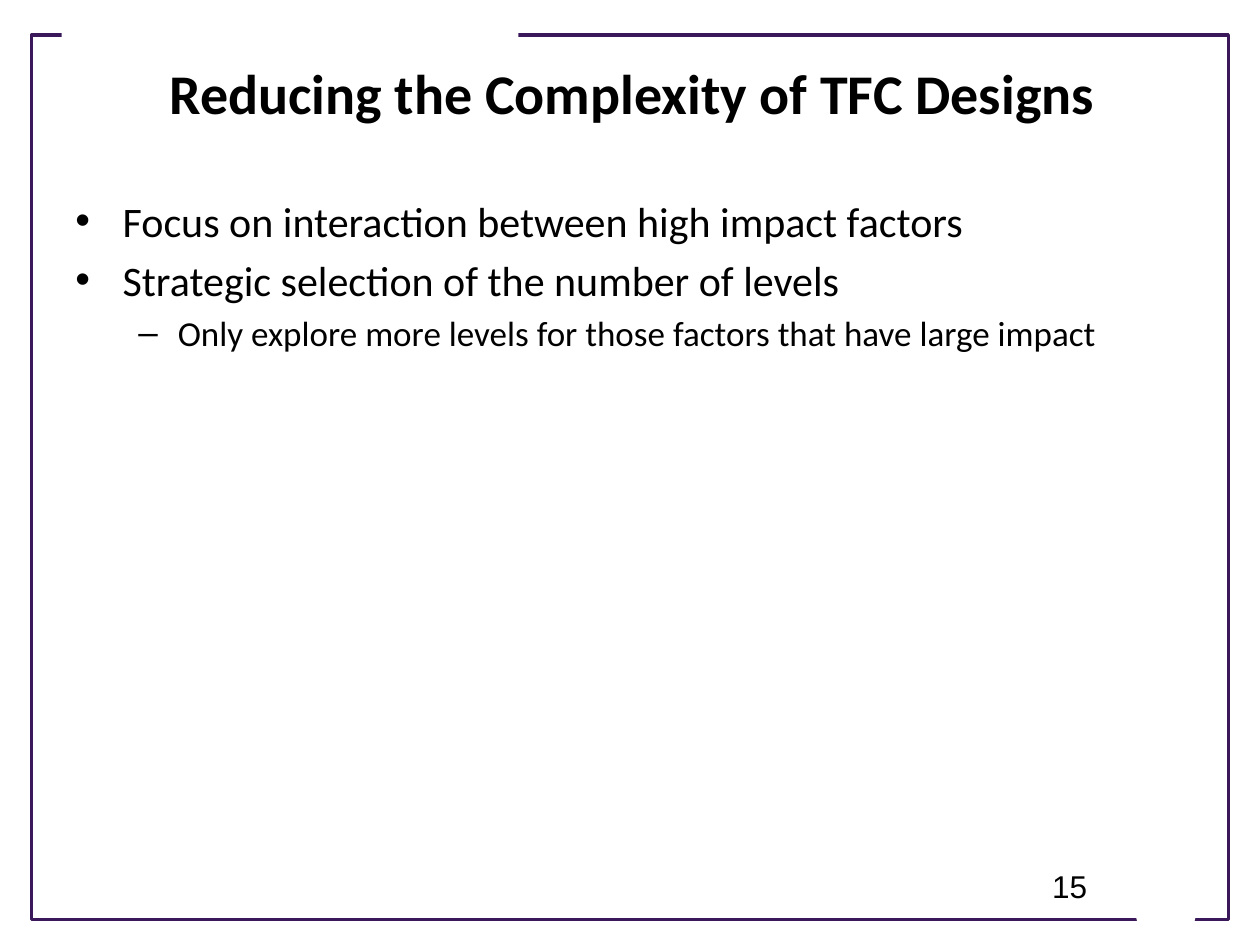
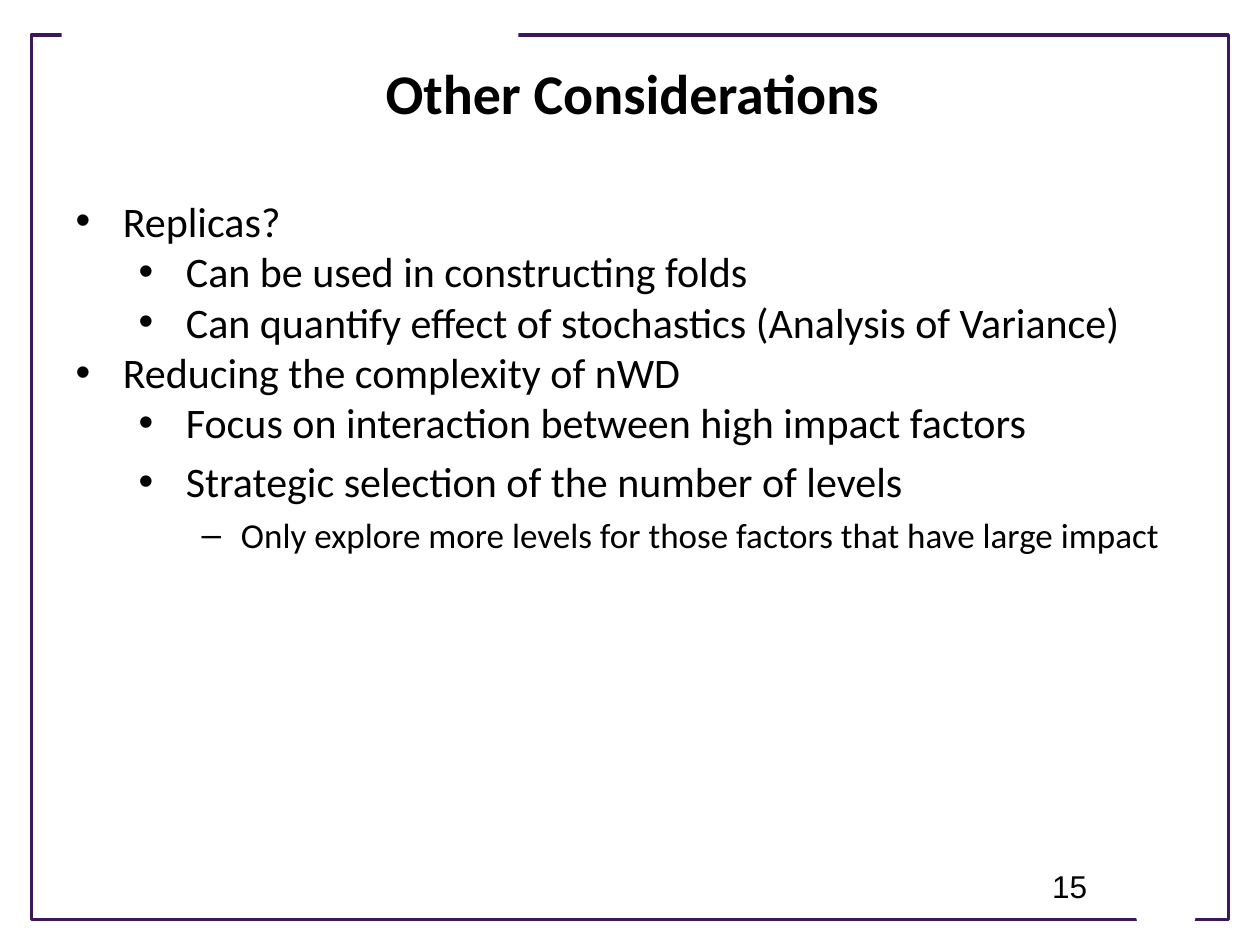
Before and after one commit to sys-bio/network-modeling-summer-school-2021, a slide deck: slide 15 of notebooks/Design-of-Experiments/Design_of_experiments-Overview.pptx. Drawn at 1260x945 pixels with LibreOffice and Linux fonts; fonts in the diff are those of the drawing; background and template pictures are left out. Boxes give left, top, right and bottom in pixels: in the first picture for what was removed or moved away, otherwise in the second. Text is boxed around its words. In the diff, an @@ line names an element or a change of style, - is before the commit and + after.

Commit message:
Updated pptx

```diff
--- a/notebooks/Design-of-Experiments/Design_of_experiments-Overview.pptx
+++ b/notebooks/Design-of-Experiments/Design_of_experiments-Overview.pptx
@@ title at bbox=[386, 74, 879, 115]: text changed @@
-Reducing the Complexity of TFC Designs
+Other Considerations
@@ text at bbox=[123, 207, 1119, 396]: paragraphs added @@
+• Replicas?
+  • Can be used in constructing folds
+  • Can quantify effect of stochastics (Analysis of Variance)
+• Reducing the complexity of nWD
@@ text at bbox=[186, 408, 1159, 554]: list level 1 to 2 in "Focus on interaction between high ..."; list level 1 to 2 in "Strategic selection of the number ..."; list level 2 to 3 in "Only explore more levels for ..." @@
```
Also in this commit, not shown: 1 other file.
